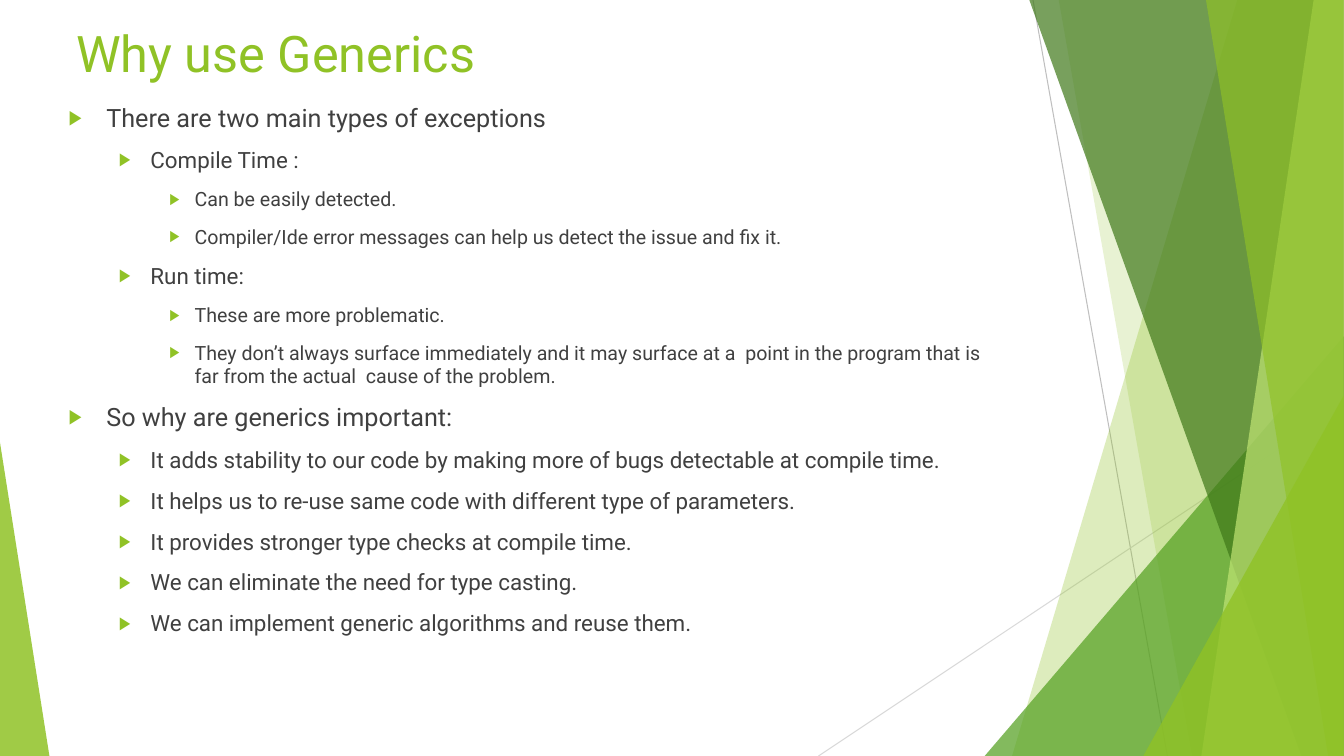
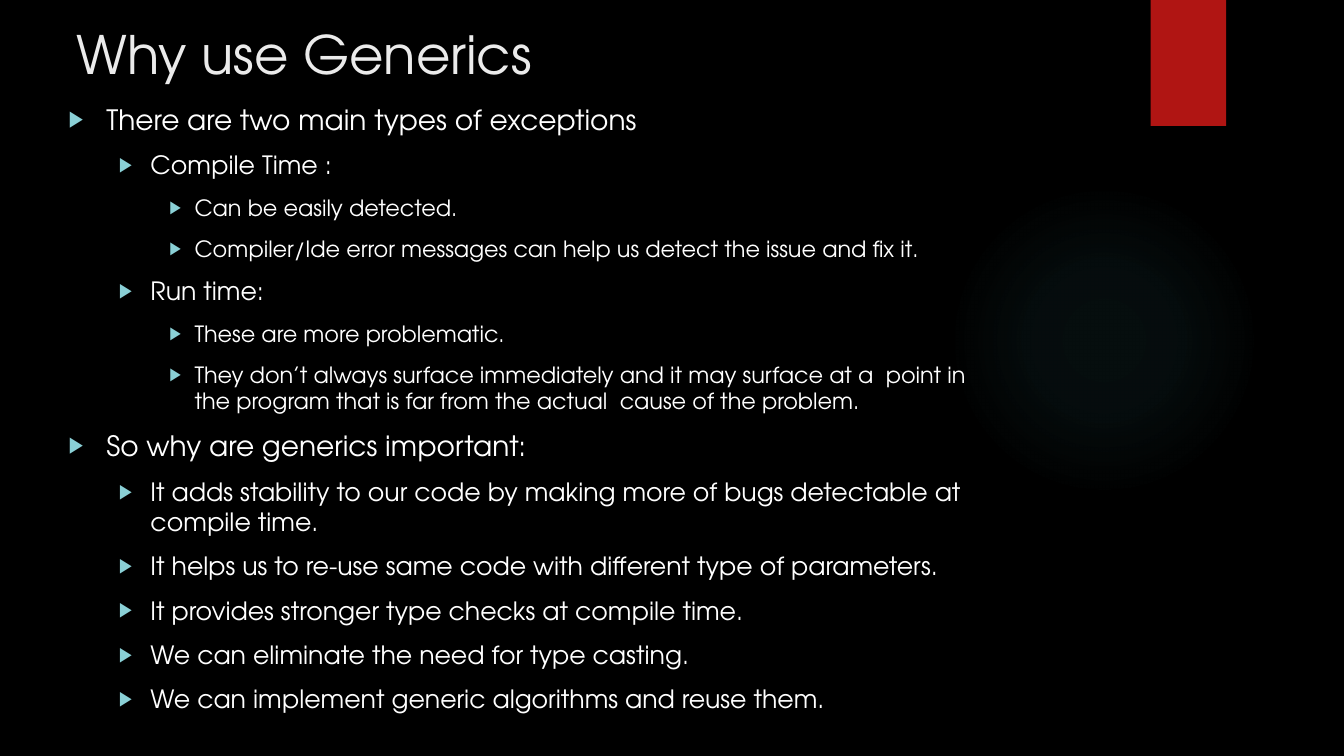
Before and after one commit to rudhrainfogain/JavaGenerics, a slide deck: slide 5 of src/main/resources/JavaGenerics.pptx (slide 3 before the commit). Drawn at 1344x756 pixels with LibreOffice and Linux fonts; fonts in the diff are those of the drawing; background and template pictures are left out. Boxes give left, top, right and bottom in pixels: in the first picture for what was removed or moved away, otherwise in the second. Text is boxed around its words. In the diff, an @@ line names an element or a change of style, - is before the commit and + after.

Commit message:
Generics PPT completed

```diff
--- a/src/main/resources/JavaGenerics.pptx
+++ b/src/main/resources/JavaGenerics.pptx
@@ background #FFFFFF to picture (left out) @@
@@ title "Why use Generics" at box(76, 34, 531, 84): size 36 to 37.8 pt, font Roboto to TeX Gyre Adventor, text colour #90C226 to #EBEBEB @@
@@ rectangle added at box(1150, 0, 1226, 126), fill #B01513 @@
@@ text "There are two main types ..." at box(106, 109, 965, 714): size 18 to 20 pt in "There are two main types of exceptions", "So why are generics important:"; font Roboto to TeX Gyre Adventor, text colour #404040 to #FFFFFF; size 16 to 18 pt in "Compile Time :", "Run time:", "It adds stability to our code by ...", "It helps us to re-use same code ..." and 3 more places; size 14 to 16 pt in "Can be easily detected.", "Compiler/Ide error messages can help us detect ...", "These are more problematic.", "They don’t always surface immediately and it ..."; bullet colour #90C226 to #8AD0D6 @@
@@ ellipse added at box(949, 185, 1259, 495), fill gradient #50B9C1 @@
@@ group removed at box(0, 0, 1344, 756): 5 freeform shapes, 3 triangles, 2 lines @@
```
Also in this commit, not shown: 5 other slides changed, 65 slides added, 6 other files.
